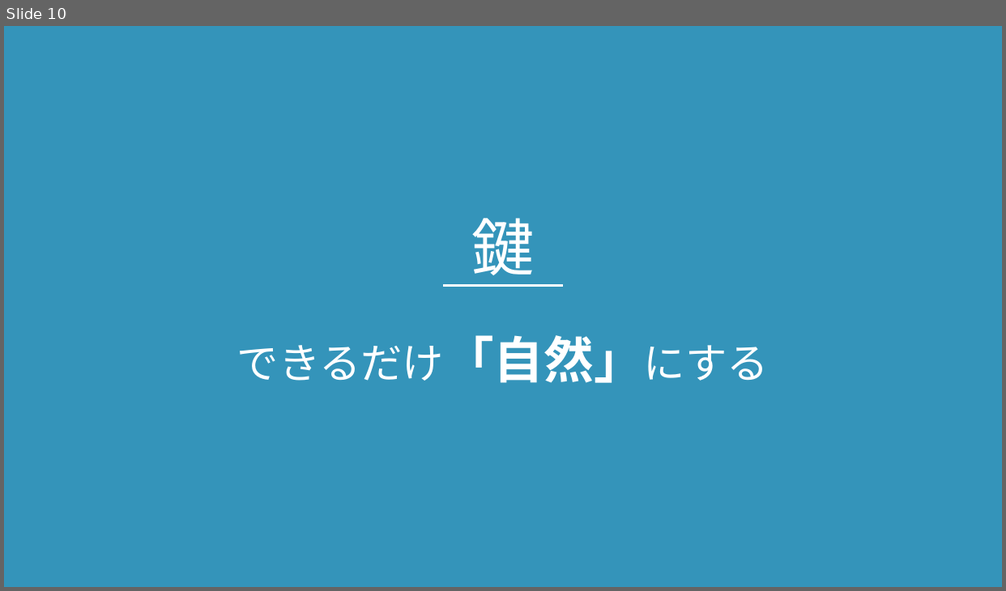
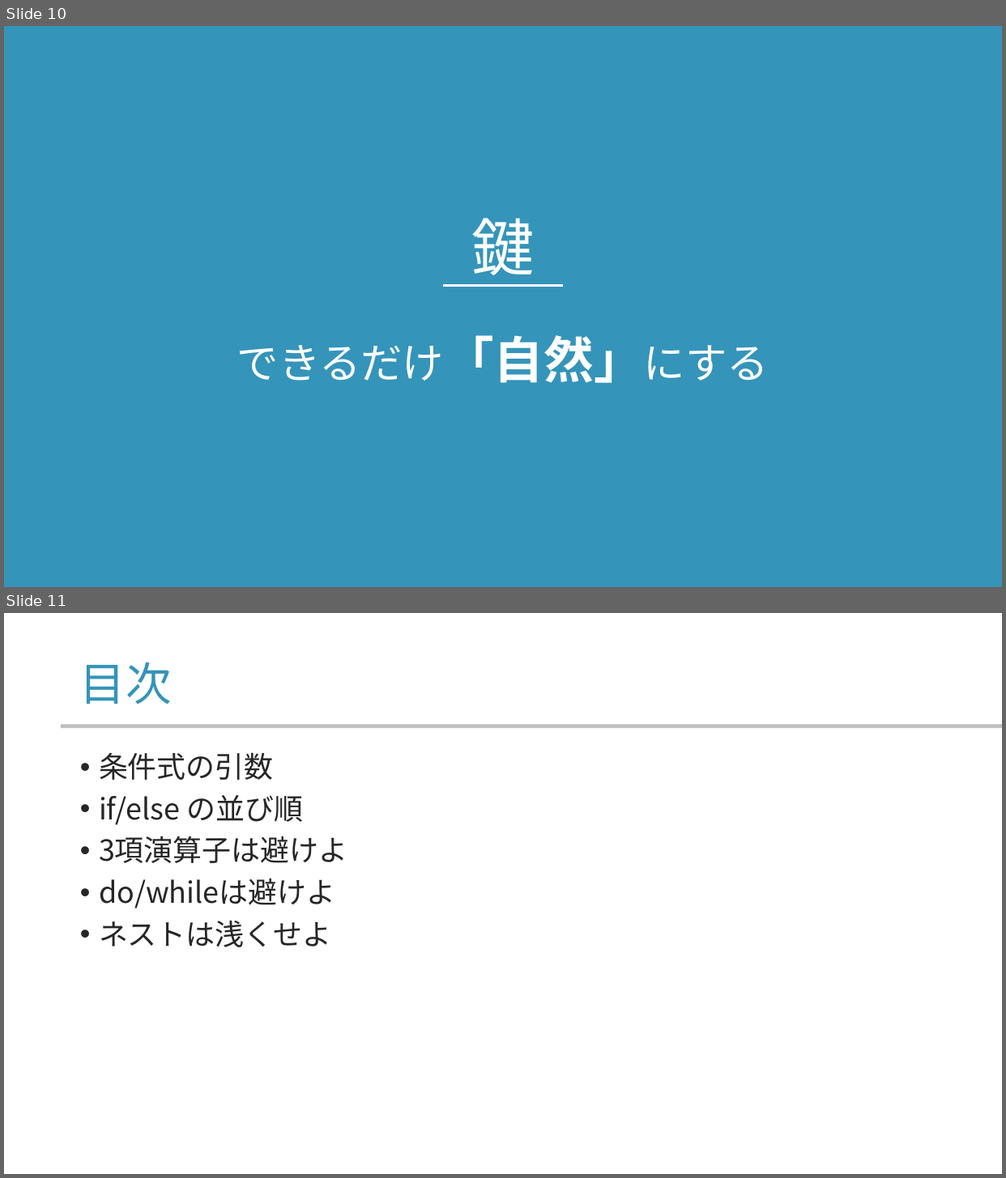
Before and after one commit to yamada-ai/java-prac, a slide deck: 07_ccontrol_flow_1.pptx. Shown one above the other, each under a label of ours: slide 10 before the commit, slides 10 and 11 after it. The pictures are 1006x591 and 1006x1178 pixels, drawn with LibreOffice and Linux fonts; fonts in the diff are those of the drawing; background and template pictures are left out. Boxes give left, top, right and bottom in pixels: in the first picture for what was removed or moved away, otherwise in the second. Text is boxed around its words. In the diff, an @@ line names an element or a change of style, - is before the commit and + after.

```diff
--- a/07_ccontrol_flow_1.pptx
+++ b/07_ccontrol_flow_1.pptx
@@ slide 11 added at box(4, 613, 1002, 1174), background #FFFFFF @@
@@ title added at box(80, 662, 172, 705), 44 pt, text #3494BA @@
+目次
@@ rectangle added at box(61, 725, 1002, 728), fill #BFBFBF @@
@@ text added at box(99, 752, 347, 948), 28 pt, text #262626 @@
+• 条件式の引数
+• if/else の並び順
+• 3項演算子は避けよ
+• do/whileは避けよ
+• ネストは浅くせよ
```
Also in this commit, not shown: 8 slides changed, 9 other slides added, 1 slide removed.
